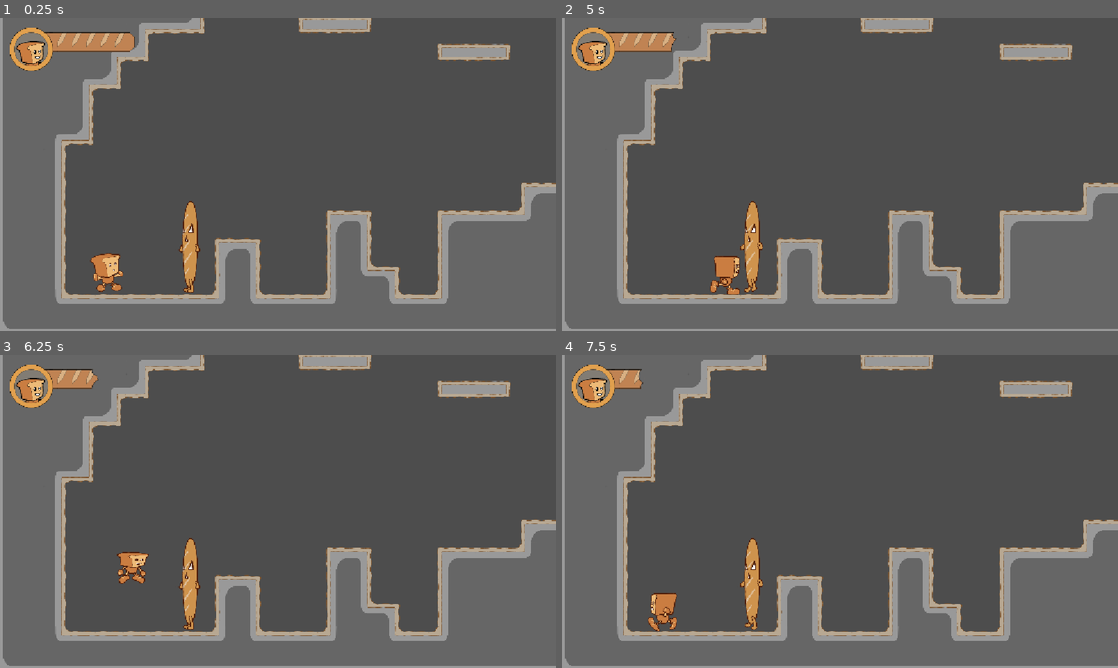
Above: before the commit, frames 1-4 (two rows, left to right).
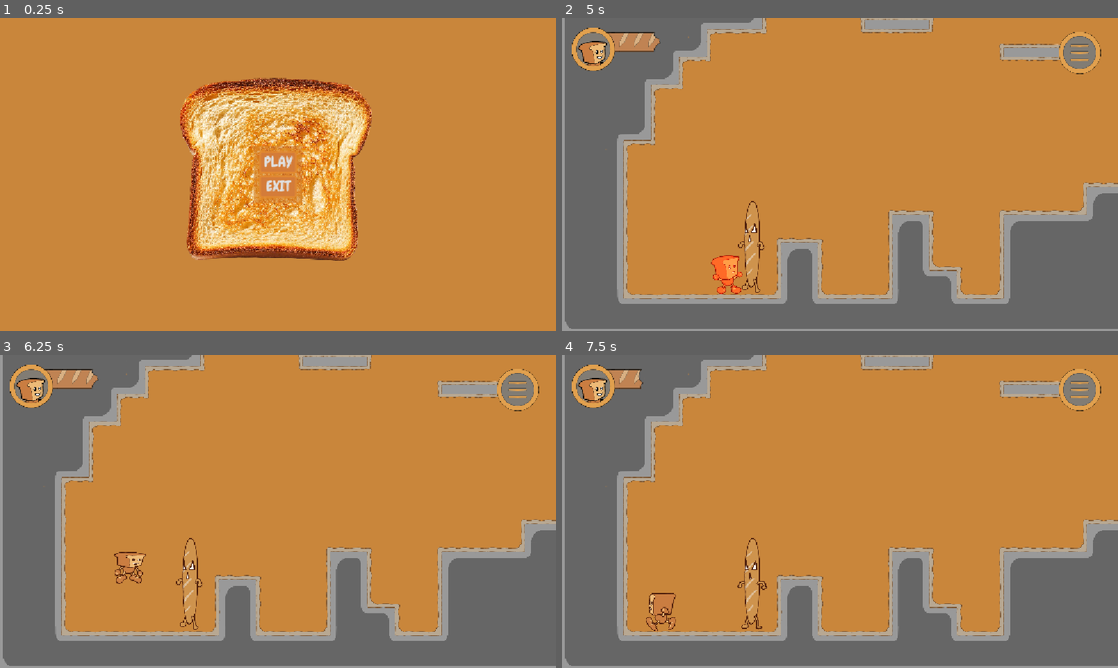
Above: after the commit, the same moments.

Repository: Espabul/Pan_demic
Game: Godot game, scene res://Scenes/UI/main_menu_scene.tscn
The game is run twice, just before and just after one commit, with the same random seed, the same clock (stepped at 60 frames per second) and the same inputs. Before the commit the project starts from res://Scenes/Salas/Level1_Amasadora.tscn.
Inputs (mouse positions are in pixels of both pictures, inside the frame that each line leads up to):
- Up to frame 1 (0.25 s): no input
- Up to frame 2 (5 s): click (840, 161) at 0.5 s, where only the run after the commit has a clickable "PLAY"; click (1084, 49) at 1.27 s; click (840, 187) at 2 s, where only the run after the commit has a clickable "MAIN MENU"; click (840, 161) at 2.75 s, where only the run after the commit has a clickable "PLAY"; hold D (mover_derecha) from 3.53 s (still down); tap K (ataque) at 3.6 s; tap Space (saltar) at 3.77, 4.52 s; tap S (dash) at 4.35 s
- Up to frame 3 (6.25 s): release D (mover_derecha) at 5.03 s; hold A (mover izquierda) 5.03-5.78 s; tap O (disparo) at 5.1 s; hold D (mover_derecha) from 5.78 s (still down); tap P (disparoplus) at 5.85 s; tap Space (saltar) at 6.02 s
- Up to frame 4 (7.5 s): tap K (ataque) at 6.6 s; tap Space (saltar) at 6.77 s; release D (mover_derecha) at 7.28 s; hold A (mover izquierda) from 7.28 s (still down); tap S (dash) at 7.35 s

The runs differ from the first frame. In frame 1, 99% of the frame differs, in the area x 0-100%, y 0-100%; in frame 2, 62%; in frame 3, 61%; in frame 4, 61%.

Commit message:
UI funciona
El juego ya tiene main menu y pause menu. Todo está implementado con un GameManager que se ocupa de manejar estas implementaciones.

Diff:
--- /dev/null
+++ b/Assets/UI/theme/game_theme.tres
@@ -0,0 +1,100 @@
+[gd_resource type="Theme" format=3 uid="uid://yta5tdcry2nd"]
+
+[ext_resource type="FontFile" uid="uid://ckm4m7fqis5ce" path="res://Assets/UI/theme/Chewy-Regular.ttf" id="1_3dck3"]
+
+[sub_resource type="StyleBoxFlat" id="StyleBoxFlat_3dck3"]
+content_margin_left = 10.0
+content_margin_top = 3.0
+content_margin_right = 10.0
+content_margin_bottom = 3.0
+bg_color = Color(0.82966423, 0.48769003, 0.22344497, 1)
+border_width_left = 3
+border_width_top = 3
+border_width_right = 3
+border_width_bottom = 3
+border_color = Color(0.88029546, 0.5335157, 0.19319648, 1)
+corner_radius_top_left = 5
+corner_radius_top_right = 5
+corner_radius_bottom_right = 5
+corner_radius_bottom_left = 5
+
+[sub_resource type="StyleBoxFlat" id="StyleBoxFlat_ljdgw"]
+content_margin_left = 10.0
+content_margin_top = 3.0
+content_margin_right = 10.0
+content_margin_bottom = 3.0
+bg_color = Color(0.6586395, 0.36871952, 0.1397056, 1)
+border_width_left = 3
+border_width_top = 3
+border_width_right = 3
+border_width_bottom = 3
+border_color = Color(0.88029546, 0.5335157, 0.19319648, 1)
+corner_radius_top_left = 5
+corner_radius_top_right = 5
+corner_radius_bottom_right = 5
+corner_radius_bottom_left = 5
+
+[sub_resource type="StyleBoxFlat" id="StyleBoxFlat_welnk"]
+content_margin_left = 10.0
+content_margin_top = 3.0
+content_margin_right = 10.0
+content_margin_bottom = 3.0
+bg_color = Color(0.9228703, 0.5813107, 0.33578044, 1)
+border_width_left = 3
+border_width_top = 3
+border_width_right = 3
+border_width_bottom = 3
+border_color = Color(0.88029546, 0.5335157, 0.19319648, 1)
+corner_radius_top_left = 5
+corner_radius_top_right = 5
+corner_radius_bottom_right = 5
+corner_radius_bottom_left = 5
+
+[sub_resource type="StyleBoxFlat" id="StyleBoxFlat_ubk04"]
+content_margin_left = 10.0
+content_margin_top = 3.0
+content_margin_right = 10.0
+content_margin_bottom = 3.0
+bg_color = Color(0.82966423, 0.48769003, 0.22344497, 1)
+border_width_left = 3
+border_width_top = 3
+border_width_right = 3
+border_width_bottom = 3
+border_color = Color(0.88029546, 0.5335157, 0.19319648, 1)
+corner_radius_top_left = 5
+corner_radius_top_right = 5
+corner_radius_bottom_right = 5
+corner_radius_bottom_left = 5
+
+[sub_resource type="StyleBoxFlat" id="StyleBoxFlat_svbg0"]
+content_margin_left = 10.0
+content_margin_top = 3.0
+content_margin_right = 10.0
+content_margin_bottom = 3.0
+bg_color = Color(0.6586395, 0.36871952, 0.1397056, 1)
+border_width_left = 3
+border_width_top = 3
+border_width_right = 3
+border_width_bottom = 3
+border_color = Color(0.88029546, 0.5335157, 0.19319648, 1)
+corner_radius_top_left = 5
+corner_radius_top_right = 5
+corner_radius_bottom_right = 5
+corner_radius_bottom_left = 5
+
+[sub_resource type="StyleBoxFlat" id="StyleBoxFlat_b6rvb"]
+bg_color = Color(0.83167106, 0.5088664, 0.1731148, 0.6117647)
+
+[resource]
+Button/font_sizes/font_size = 30
+Button/fonts/font = ExtResource("1_3dck3")
+Button/styles/disabled = SubResource("StyleBoxFlat_3dck3")
+Button/styles/focus = SubResource("StyleBoxFlat_ljdgw")
+Button/styles/hover = SubResource("StyleBoxFlat_welnk")
+Button/styles/normal = SubResource("StyleBoxFlat_ubk04")
+Button/styles/pressed = SubResource("StyleBoxFlat_svbg0")
+MarginContainer/constants/margin_bottom = 0
+MarginContainer/constants/margin_left = 0
+MarginContainer/constants/margin_right = 0
+MarginContainer/constants/margin_top = 0
+PanelContainer/styles/panel = SubResource("StyleBoxFlat_b6rvb")
--- a/Scenes/UI/game_screen.tscn
+++ b/Scenes/UI/game_screen.tscn
@@ -1,9 +1,36 @@
 [gd_scene format=3 uid="uid://bc1unypn4g0bs"]
 
+[ext_resource type="Script" uid="uid://b4jirgyuxtsda" path="res://Scripts/UI/game_screen.gd" id="1_d5ux8"]
 [ext_resource type="PackedScene" uid="uid://c044fk3fto5kn" path="res://Scenes/UI/health_bar.tscn" id="1_tqp1q"]
+[ext_resource type="Texture2D" uid="uid://df73tixeyjhnn" path="res://Assets/UI/HealthBar/Tileset_ui.png" id="2_7iqgi"]
+
+[sub_resource type="AtlasTexture" id="AtlasTexture_r8g73"]
+atlas = ExtResource("2_7iqgi")
+region = Rect2(512, 512, 128, 128)
 
 [node name="GameScreen" type="CanvasLayer" unique_id=1350099081]
+script = ExtResource("1_d5ux8")
 
 [node name="HealthBar" parent="." unique_id=194130277 instance=ExtResource("1_tqp1q")]
 position = Vector2(20, 20)
 scale = Vector2(0.7, 0.7)
+
+[node name="MarginContainer" type="MarginContainer" parent="." unique_id=534435145]
+anchors_preset = 15
+anchor_right = 1.0
+anchor_bottom = 1.0
+grow_horizontal = 2
+grow_vertical = 2
+offset_transform_enabled = true
+offset_transform_scale = Vector2(0.97, 0.97)
+
+[node name="TextureButton" type="TextureButton" parent="MarginContainer" unique_id=293810954]
+layout_mode = 2
+size_flags_horizontal = 8
+size_flags_vertical = 0
+offset_transform_enabled = true
+offset_transform_scale = Vector2(0.7, 0.7)
+texture_normal = SubResource("AtlasTexture_r8g73")
+stretch_mode = 5
+
+[connection signal="pressed" from="MarginContainer/TextureButton" to="." method="_on_texture_button_pressed"]
--- /dev/null
+++ b/Scenes/UI/main_menu_scene.tscn
@@ -0,0 +1,53 @@
+[gd_scene format=3 uid="uid://dv7d8rofrggrp"]
+
+[ext_resource type="Script" uid="uid://c2v2dcqr4m4gx" path="res://Scripts/UI/main_menu_scene.gd" id="1_7a04i"]
+[ext_resource type="Texture2D" uid="uid://bmgcs1ylt1fen" path="res://Assets/UI/theme/toast_png_for_menu_screen.png" id="1_i2xx2"]
+[ext_resource type="Theme" uid="uid://yta5tdcry2nd" path="res://Assets/UI/theme/game_theme.tres" id="2_i2xx2"]
+
+[node name="MainMenuScreen" type="CanvasLayer" unique_id=72299163]
+process_mode = 3
+script = ExtResource("1_7a04i")
+
+[node name="TextureRect" type="TextureRect" parent="." unique_id=1649319251]
+anchors_preset = 15
+anchor_right = 1.0
+anchor_bottom = 1.0
+grow_horizontal = 2
+grow_vertical = 2
+texture = ExtResource("1_i2xx2")
+expand_mode = 1
+stretch_mode = 5
+
+[node name="MarginContainer" type="MarginContainer" parent="." unique_id=608888096]
+anchors_preset = 15
+anchor_right = 1.0
+anchor_bottom = 1.0
+grow_horizontal = 2
+grow_vertical = 2
+theme = ExtResource("2_i2xx2")
+
+[node name="PanelContainer" type="PanelContainer" parent="MarginContainer" unique_id=1114097747]
+layout_mode = 2
+size_flags_horizontal = 4
+size_flags_vertical = 4
+
+[node name="MarginContainer" type="MarginContainer" parent="MarginContainer/PanelContainer" unique_id=142600698]
+layout_mode = 2
+theme_override_constants/margin_left = 10
+theme_override_constants/margin_top = 10
+theme_override_constants/margin_right = 10
+theme_override_constants/margin_bottom = 10
+
+[node name="VBoxContainer" type="VBoxContainer" parent="MarginContainer/PanelContainer/MarginContainer" unique_id=286069384]
+layout_mode = 2
+
+[node name="PlayButton" type="Button" parent="MarginContainer/PanelContainer/MarginContainer/VBoxContainer" unique_id=471662446]
+layout_mode = 2
+text = "PLAY"
+
+[node name="ExitButton" type="Button" parent="MarginContainer/PanelContainer/MarginContainer/VBoxContainer" unique_id=687809586]
+layout_mode = 2
+text = "EXIT"
+
+[connection signal="pressed" from="MarginContainer/PanelContainer/MarginContainer/VBoxContainer/PlayButton" to="." method="_on_play_button_pressed"]
+[connection signal="pressed" from="MarginContainer/PanelContainer/MarginContainer/VBoxContainer/ExitButton" to="." method="_on_exit_button_pressed"]
--- /dev/null
+++ b/Scenes/UI/pause_menu_scene.tscn
@@ -0,0 +1,54 @@
+[gd_scene format=3 uid="uid://bla7rxghw27w1"]
+
+[ext_resource type="Texture2D" uid="uid://bmgcs1ylt1fen" path="res://Assets/UI/theme/toast_png_for_menu_screen.png" id="1_03fkn"]
+[ext_resource type="Script" uid="uid://dik8tfcpcx0ny" path="res://Scripts/UI/pause_menu_scene.gd" id="1_chlv3"]
+[ext_resource type="Theme" uid="uid://yta5tdcry2nd" path="res://Assets/UI/theme/game_theme.tres" id="2_chlv3"]
+
+[node name="PauseMenuScreen" type="CanvasLayer" unique_id=72299163]
+process_mode = 3
+script = ExtResource("1_chlv3")
+
+[node name="TextureRect" type="TextureRect" parent="." unique_id=1649319251]
+anchors_preset = 15
+anchor_right = 1.0
+anchor_bottom = 1.0
+grow_horizontal = 2
+grow_vertical = 2
+texture = ExtResource("1_03fkn")
+expand_mode = 1
+stretch_mode = 5
+
+[node name="MarginContainer" type="MarginContainer" parent="." unique_id=608888096]
+anchors_preset = 15
+anchor_right = 1.0
+anchor_bottom = 1.0
+grow_horizontal = 2
+grow_vertical = 2
+theme = ExtResource("2_chlv3")
+
+[node name="PanelContainer" type="PanelContainer" parent="MarginContainer" unique_id=1114097747]
+layout_mode = 2
+size_flags_horizontal = 4
+size_flags_vertical = 4
+
+[node name="MarginContainer" type="MarginContainer" parent="MarginContainer/PanelContainer" unique_id=142600698]
+layout_mode = 2
+theme_override_constants/margin_left = 10
+theme_override_constants/margin_top = 10
+theme_override_constants/margin_right = 10
+theme_override_constants/margin_bottom = 10
+
+[node name="VBoxContainer" type="VBoxContainer" parent="MarginContainer/PanelContainer/MarginContainer" unique_id=286069384]
+layout_mode = 2
+
+[node name="ContinueButton" type="Button" parent="MarginContainer/PanelContainer/MarginContainer/VBoxContainer" unique_id=471662446]
+layout_mode = 2
+text = "CONTINUE"
+
+[node name="MenuButton" type="Button" parent="MarginContainer/PanelContainer/MarginContainer/VBoxContainer" unique_id=687809586]
+process_mode = 3
+layout_mode = 2
+text = "MAIN MENU"
+
+[connection signal="pressed" from="MarginContainer/PanelContainer/MarginContainer/VBoxContainer/ContinueButton" to="." method="_on_continue_button_pressed"]
+[connection signal="pressed" from="MarginContainer/PanelContainer/MarginContainer/VBoxContainer/MenuButton" to="." method="_on_menu_button_pressed"]
--- a/Scenes/player/player.tscn
+++ b/Scenes/player/player.tscn
@@ -29,7 +29,7 @@
 
 [sub_resource type="Animation" id="Animation_g7b1g"]
 resource_name = "Hit"
-length = 0.19999999999999998
+length = 0.2
 tracks/0/type = "value"
 tracks/0/imported = false
 tracks/0/enabled = true
@@ -84,7 +84,7 @@
 
 [node name="StateMachine" type="Node" parent="." unique_id=884089471 node_paths=PackedStringArray("initial_state")]
 script = ExtResource("3_6upyo")
-initial_state = NodePath("IdleState")
+initial_state = NodePath("FallState")
 metadata/_custom_type_script = "uid://b4p14u2vbqkov"
 
 [node name="IdleState" type="Node" parent="StateMachine" unique_id=1499015714]
--- /dev/null
+++ b/Scenes/player/player_death_effect.tscn
@@ -0,0 +1,71 @@
+[gd_scene format=3 uid="uid://cbosg0cu3eq7i"]
+
+[ext_resource type="Texture2D" uid="uid://ck3ygnlnwqrb" path="res://Assets/Sprites/player/player_damaged/Player_damaged_0000.png" id="1_8aihq"]
+[ext_resource type="Script" uid="uid://bmwiknixsfumb" path="res://Scripts/Player_states/player_death_effect.gd" id="1_p1rom"]
+[ext_resource type="Texture2D" uid="uid://ba6akxcaqx47s" path="res://Assets/Sprites/player/player_damaged/Player_damaged_0003.png" id="2_p1rom"]
+[ext_resource type="Texture2D" uid="uid://b6arekfuhm3k" path="res://Assets/Sprites/player/player_damaged/Player_damaged_0006.png" id="3_dyn3c"]
+[ext_resource type="Texture2D" uid="uid://dx5hukp2feasm" path="res://Assets/Sprites/player/player_damaged/Player_damaged_0009.png" id="4_lmmyl"]
+[ext_resource type="Texture2D" uid="uid://rywkbbsl83hw" path="res://Assets/Particles/WhiteParticle.png" id="5_oovyu"]
+
+[sub_resource type="SpriteFrames" id="SpriteFrames_vbfun"]
+animations = [{
+"frames": [{
+"duration": 1.0,
+"texture": ExtResource("1_8aihq")
+}, {
+"duration": 1.0,
+"texture": ExtResource("2_p1rom")
+}, {
+"duration": 1.0,
+"texture": ExtResource("3_dyn3c")
+}, {
+"duration": 1.0,
+"texture": ExtResource("4_lmmyl")
+}],
+"loop": 1,
+"name": &"DeathEffect",
+"speed": 15.0
+}]
+
+[sub_resource type="Gradient" id="Gradient_cs1pb"]
+colors = PackedColorArray(0.7921569, 0.49019608, 0.25490198, 1, 0.92941177, 0.7294118, 0.46666667, 1)
+
+[sub_resource type="GradientTexture1D" id="GradientTexture1D_r8g73"]
+gradient = SubResource("Gradient_cs1pb")
+
+[sub_resource type="ParticleProcessMaterial" id="ParticleProcessMaterial_vbfun"]
+particle_flag_disable_z = true
+spread = 180.0
+initial_velocity_min = 61.219997
+initial_velocity_max = 102.04
+gravity = Vector3(0, 0, 0)
+scale_min = 0.79999995
+scale_max = 1.1999999
+color_ramp = SubResource("GradientTexture1D_r8g73")
+
+[node name="PlayerDeathEffect" type="Node2D" unique_id=144383448]
+script = ExtResource("1_p1rom")
+
+[node name="AnimatedSprite2D" type="AnimatedSprite2D" parent="." unique_id=1188472730]
+sprite_frames = SubResource("SpriteFrames_vbfun")
+animation = &"DeathEffect"
+autoplay = "DeathEffect"
+frame = 1
+frame_progress = 0.85690176
+
+[node name="GPUParticles2D" type="GPUParticles2D" parent="." unique_id=613266584]
+z_index = -1
+amount = 60
+texture = ExtResource("5_oovyu")
+lifetime = 1.5
+speed_scale = 2.0
+explosiveness = 0.29
+randomness = 0.09
+process_material = SubResource("ParticleProcessMaterial_vbfun")
+
+[node name="AnimationDeath_timer" type="Timer" parent="." unique_id=31057370]
+wait_time = 2.0
+one_shot = true
+autostart = true
+
+[connection signal="timeout" from="AnimationDeath_timer" to="." method="_on_animation_death_timer_timeout"]
--- /dev/null
+++ b/Scripts/GameManager.gd
@@ -0,0 +1,47 @@
+extends Node
+
+
+var levels : Dictionary = {"Level1_Amasadora": "res://Scenes/Salas/Level1_Amasadora.tscn"}
+var pause_menu_screen = preload("res://Scenes/UI/pause_menu_scene.tscn")
+var main_menu_screen = preload("res://Scenes/UI/main_menu_scene.tscn")
+
+func _ready() -> void:
+	RenderingServer.set_default_clear_color(Color(0.79, 0.525, 0.23, 1.0))
+
+
+
+func start_game():
+	if get_tree().paused:
+		continue_game()
+		return
+
+	transition_to_scene(levels.get("Level1_Amasadora"))
+
+
+
+func quit_game():
+	get_tree().quit()
+
+
+
+func pause_game():
+	get_tree().paused = true
+
+	var pause_menu_screen_instance = pause_menu_screen.instantiate()
+	get_tree().get_root().add_child(pause_menu_screen_instance)
+
+
+
+func continue_game():
+	get_tree().paused = false
+
+
+
+func main_menu():
+	var main_menu_screen_instance = main_menu_screen.instantiate()
+	get_tree().get_root().add_child(main_menu_screen_instance)
+
+
+func transition_to_scene(scene_path):
+	await get_tree().create_timer(0.2).timeout
+	get_tree().change_scene_to_file(scene_path)
--- a/Scripts/Player_states/ataque_state.gd
+++ b/Scripts/Player_states/ataque_state.gd
@@ -23,6 +23,11 @@
 	if not character.is_on_floor():
 		character.velocity.y += character.gravedad * delta
 
+
+	if character.hurtstate:
+		state_machine.change_state("hurtstate")
+		return
+
 	#dirección y movimiento
 	var direction = Input.get_axis("mover izquierda", "mover_derecha")
 
--- a/Scripts/Player_states/disparo_state.gd
+++ b/Scripts/Player_states/disparo_state.gd
@@ -23,6 +23,10 @@
 	var direction = Input.get_axis("mover izquierda", "mover_derecha")
 	character.velocity.x = direction * 400
 
+	if character.hurtstate:
+		state_machine.change_state("hurtstate")
+		return
+
 	if direction != 0:
 		character.animacion.flip_h = direction < 0
 
--- a/Scripts/Player_states/disparojump_state.gd
+++ b/Scripts/Player_states/disparojump_state.gd
@@ -22,6 +22,10 @@
 	#gravedad
 	character.velocity.y += character.gravedad * delta
 
+	if character.hurtstate:
+		state_machine.change_state("hurtstate")
+		return
+
 	#movimiento horizontal
 	var direction = Input.get_axis("mover izquierda", "mover_derecha")
 	character.velocity.x = direction * 400
--- a/Scripts/Player_states/fall_state.gd
+++ b/Scripts/Player_states/fall_state.gd
@@ -6,7 +6,8 @@
 	print("Entering State fall")
 	var character = state_machine.get_parent()
 	#animacion
-	character.animacion.play("jump_fall")
+	if character.animacion:
+		character.animacion.play("jump_fall")
 
 
 
--- a/Scripts/Player_states/falldisparo_state.gd
+++ b/Scripts/Player_states/falldisparo_state.gd
@@ -23,6 +23,10 @@
 
 	#gravedad
 	character.velocity.y += character.gravedad * delta
+
+	if character.hurtstate:
+		state_machine.change_state("hurtstate")
+		return
 
 	#movimiento horizontal
 	var direction = Input.get_axis("mover izquierda", "mover_derecha")
--- a/Scripts/Player_states/idle_state.gd
+++ b/Scripts/Player_states/idle_state.gd
@@ -10,7 +10,11 @@
 		character.animacion.play("idle")
 
 
-
+func physics_update(delta: float):
+	var character = state_machine.get_parent()
+	if character.hurtstate:
+		state_machine.change_state("hurtstate")
+		return
 
 func handle_input(event: InputEvent):
 	var character = state_machine.get_parent()
--- a/Scripts/Player_states/jump_state.gd
+++ b/Scripts/Player_states/jump_state.gd
@@ -18,6 +18,10 @@
 
 	#gravedad
 	character.velocity.y += character.gravedad * delta
+
+	if character.hurtstate:
+		state_machine.change_state("hurtstate")
+		return
 
 	#movimiento horizontal
 	var direction = Input.get_axis("mover izquierda", "mover_derecha")
--- /dev/null
+++ b/Scripts/Player_states/player_death_effect.gd
@@ -0,0 +1,7 @@
+extends Node2D
+
+
+
+
+func _on_animation_death_timer_timeout() -> void:
+	queue_free()
--- /dev/null
+++ b/Scripts/UI/game_screen.gd
@@ -0,0 +1,5 @@
+extends CanvasLayer
+
+
+func _on_texture_button_pressed() -> void:
+	GameManager.pause_game()
--- /dev/null
+++ b/Scripts/UI/main_menu_scene.gd
@@ -0,0 +1,10 @@
+extends CanvasLayer
+
+
+func _on_play_button_pressed() -> void:
+	GameManager.start_game()
+	queue_free()
+
+
+func _on_exit_button_pressed() -> void:
+	GameManager.quit_game()
--- /dev/null
+++ b/Scripts/UI/pause_menu_scene.gd
@@ -0,0 +1,12 @@
+extends CanvasLayer
+
+
+func _on_continue_button_pressed() -> void:
+	GameManager.continue_game()
+	print("game continued")
+	queue_free()
+
+
+func _on_menu_button_pressed() -> void:
+	GameManager.main_menu()
+	queue_free()
--- a/Scripts/player.gd
+++ b/Scripts/player.gd
@@ -37,7 +37,7 @@
 
 var proyect_flojo = preload("res://Scenes/player/proyectil_flojo.tscn")
 var atk_proyect = preload("res://Scenes/player/atk_sweep.tscn")
-
+var player_death_effect = preload("res://Scenes/player/player_death_effect.tscn")
 
 func _ready() -> void:
 	if upgrades >=1:
@@ -96,7 +96,26 @@
 
 		HealthManager.decrease_health(body.damage_amount)
 
+		if HealthManager.current_health == 0:
+			player_death()
 
+
+func player_death():
+	var camera = $Camera2D
+
+	camera.position_smoothing_enabled = false
+	camera.enabled = false
+	var camera_pos = camera.global_position
+	camera.reparent(get_tree().current_scene, true)
+	camera.global_position = camera_pos
+	camera.enabled = true
+
+	await get_tree().create_timer(0.2).timeout
+	var player_death_effect_instance = player_death_effect.instantiate() as Node2D
+	player_death_effect_instance.global_position = global_position
+	get_parent().add_child(player_death_effect_instance)
+
+	queue_free()
 
 
 
--- a/project.godot
+++ b/project.godot
@@ -11,12 +11,13 @@
 [application]
 
 config/name="juego_gamejam"
-run/main_scene="uid://e2hith58jgnm"
+run/main_scene="uid://dv7d8rofrggrp"
 config/features=PackedStringArray("4.7", "Forward Plus")
 
 [autoload]
 
 HealthManager="*uid://cvsxakys5ut35"
+GameManager="*uid://dfbxmvo45pnhd"
 
 [display]
 
Binary file added: Assets/Particles/BreadParticle.png
Not shown, added: Assets/Particles/BreadParticle.png.import
Binary file added: Assets/Particles/WhiteParticle.png
Not shown, added: Assets/Particles/WhiteParticle.png.import
Binary file added: Assets/UI/theme/Chewy-Regular.ttf
Not shown, added: Assets/UI/theme/Chewy-Regular.ttf.import
Binary file added: Assets/UI/theme/toast_png_for_menu_screen.png
Not shown, added: Assets/UI/theme/toast_png_for_menu_screen.png.import
Not shown, added: Scripts/GameManager.gd.uid
Not shown, added: Scripts/Player_states/player_death_effect.gd.uid
Not shown, added: Scripts/UI/game_screen.gd.uid
Not shown, added: Scripts/UI/main_menu_scene.gd.uid
(and 1 more such lines)
